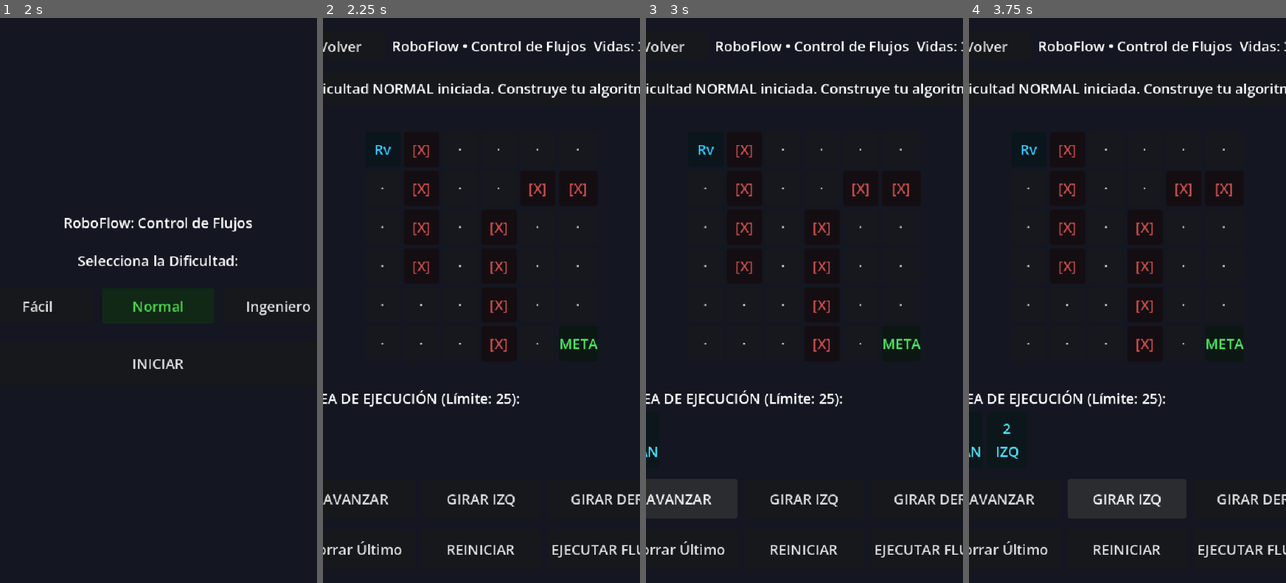
Above: before the commit, frames 1-4 (left to right).
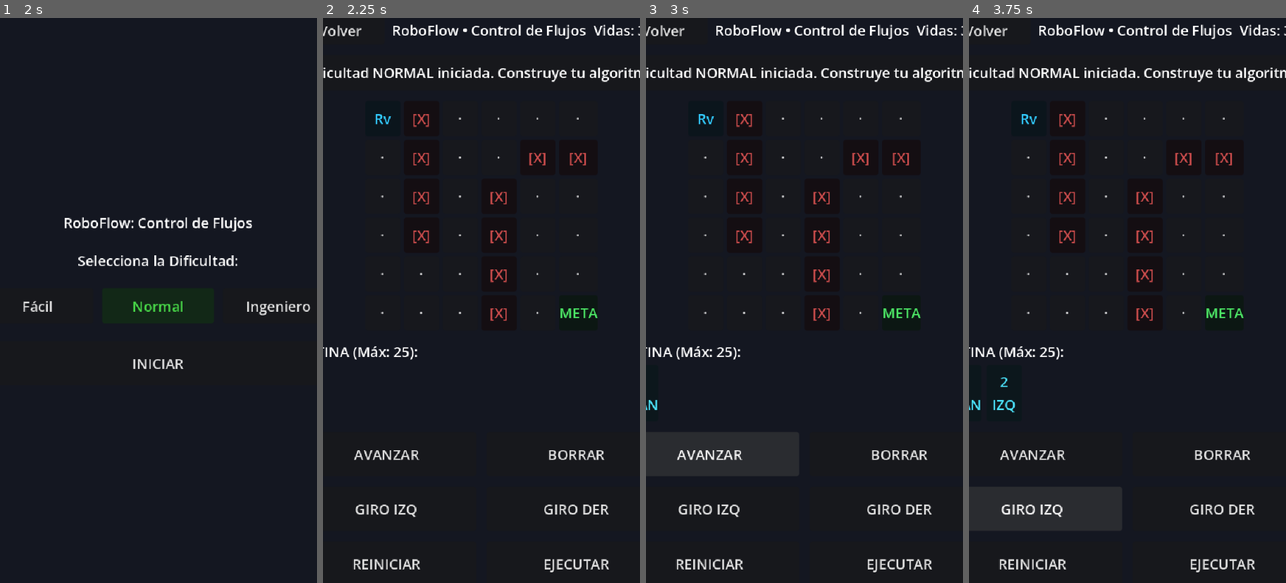
Above: after the commit, the same moments.

Repository: Bijou91/Morelosoft-International-Solutions
Game: Godot game, scene res://scenes/minigames/programacion/roboflow/RoboFlow.tscn
Two runs of this game, one before a commit and one after it. Both use one fixed random seed, a clock stepped at 60 frames per second and the inputs below. This scene is started directly instead of the project's main scene.
Inputs:
- Up to frame 1 (2 s): click "Normal" at 0.5 s; click "Normal" at 1.25 s
- Up to frame 2 (2.25 s): click "INICIAR" at 2 s
- Up to frame 3 (3 s): click "AVANZAR" at 2.75 s
- Up to frame 4 (3.75 s): click "GIRAR IZQ" (after the commit: "GIRO IZQ") at 3.5 s

Frame 1 is identical in both runs. In frame 2, 8.3% of the frame differs, in the area x 0-100%, y 1-99%; in frame 3, 8.7%; in frame 4, 8.6%.

Commit message:
fix(roboflow): Refactorización de controles a GridContainer 2x3 para soportar pantallas estrechas y evitar compresión de UI

Diff:
--- a/pixeling/scenes/minigames/programacion/roboflow/RoboFlow.gd
+++ b/pixeling/scenes/minigames/programacion/roboflow/RoboFlow.gd
@@ -38,12 +38,12 @@
 @onready var board_grid: GridContainer = $ScreenGame/Margin/VBox/BoardPanel/GridBoard
 @onready var pipeline_container: HBoxContainer = $ScreenGame/Margin/VBox/PipelineSection/Scroll/PipelineSlots
 @onready var pipeline_title: Label = $ScreenGame/Margin/VBox/PipelineSection/Label
-@onready var btn_fwd: Button = $ScreenGame/Margin/VBox/Palette/BtnFwd
-@onready var btn_left: Button = $ScreenGame/Margin/VBox/Palette/BtnLeft
-@onready var btn_right: Button = $ScreenGame/Margin/VBox/Palette/BtnRight
-@onready var btn_del: Button = $ScreenGame/Margin/VBox/Controls/BtnDel
-@onready var btn_clear: Button = $ScreenGame/Margin/VBox/Controls/BtnClear
-@onready var btn_run: Button = $ScreenGame/Margin/VBox/Controls/BtnRun
+@onready var btn_fwd: Button = $ScreenGame/Margin/VBox/ActionGrid/BtnFwd
+@onready var btn_left: Button = $ScreenGame/Margin/VBox/ActionGrid/BtnLeft
+@onready var btn_right: Button = $ScreenGame/Margin/VBox/ActionGrid/BtnRight
+@onready var btn_del: Button = $ScreenGame/Margin/VBox/ActionGrid/BtnDel
+@onready var btn_clear: Button = $ScreenGame/Margin/VBox/ActionGrid/BtnClear
+@onready var btn_run: Button = $ScreenGame/Margin/VBox/ActionGrid/BtnRun
 @onready var btn_back: Button = $ScreenGame/Margin/VBox/TopHUD/BtnBack
 @onready var lives_label: Label = $ScreenGame/Margin/VBox/TopHUD/LivesLabel
 
@@ -154,7 +154,7 @@
 	btn_run.disabled = false
 	attempts = 0
 	is_running = false
-	pipeline_title.text = "LÍNEA DE EJECUCIÓN (Límite: %d):" % max_instructions
+	pipeline_title.text = "RUTINA (Máx: %d):" % max_instructions
 
 	if EventBus.has_signal("minigame_started"):
 		EventBus.minigame_started.emit(minigame_id, current_difficulty)
@@ -264,7 +264,7 @@
 
 	for i in range(instructions.size()):
 		var slot := PanelContainer.new()
-		slot.custom_minimum_size = Vector2(45, 45)
+		slot.custom_minimum_size = Vector2(40, 40)
 		var lbl := Label.new()
 		lbl.horizontal_alignment = HORIZONTAL_ALIGNMENT_CENTER
 		lbl.vertical_alignment = VERTICAL_ALIGNMENT_CENTER
--- a/pixeling/scenes/minigames/programacion/roboflow/RoboFlow.tscn
+++ b/pixeling/scenes/minigames/programacion/roboflow/RoboFlow.tscn
@@ -167,49 +167,47 @@
 size_flags_vertical = 3
 theme_override_constants/separation = 6
 
-[node name="Palette" type="HBoxContainer" parent="ScreenGame/Margin/VBox"]
-layout_mode = 2
-theme_override_constants/separation = 8
-
-[node name="BtnFwd" type="Button" parent="ScreenGame/Margin/VBox/Palette"]
-custom_minimum_size = Vector2(0, 45)
+[node name="ActionGrid" type="GridContainer" parent="ScreenGame/Margin/VBox"]
+layout_mode = 2
+columns = 2
+theme_override_constants/h_separation = 12
+theme_override_constants/v_separation = 12
+
+[node name="BtnFwd" type="Button" parent="ScreenGame/Margin/VBox/ActionGrid"]
+custom_minimum_size = Vector2(0, 50)
 layout_mode = 2
 size_flags_horizontal = 3
 text = "AVANZAR"
 
-[node name="BtnLeft" type="Button" parent="ScreenGame/Margin/VBox/Palette"]
-custom_minimum_size = Vector2(0, 45)
-layout_mode = 2
-size_flags_horizontal = 3
-text = "GIRAR IZQ"
-
-[node name="BtnRight" type="Button" parent="ScreenGame/Margin/VBox/Palette"]
-custom_minimum_size = Vector2(0, 45)
-layout_mode = 2
-size_flags_horizontal = 3
-text = "GIRAR DER"
-
-[node name="Controls" type="HBoxContainer" parent="ScreenGame/Margin/VBox"]
-layout_mode = 2
-theme_override_constants/separation = 8
-
-[node name="BtnDel" type="Button" parent="ScreenGame/Margin/VBox/Controls"]
-custom_minimum_size = Vector2(0, 45)
-layout_mode = 2
-size_flags_horizontal = 3
-text = "Borrar Último"
-
-[node name="BtnClear" type="Button" parent="ScreenGame/Margin/VBox/Controls"]
-custom_minimum_size = Vector2(0, 45)
+[node name="BtnDel" type="Button" parent="ScreenGame/Margin/VBox/ActionGrid"]
+custom_minimum_size = Vector2(0, 50)
+layout_mode = 2
+size_flags_horizontal = 3
+text = "BORRAR"
+
+[node name="BtnLeft" type="Button" parent="ScreenGame/Margin/VBox/ActionGrid"]
+custom_minimum_size = Vector2(0, 50)
+layout_mode = 2
+size_flags_horizontal = 3
+text = "GIRO IZQ"
+
+[node name="BtnRight" type="Button" parent="ScreenGame/Margin/VBox/ActionGrid"]
+custom_minimum_size = Vector2(0, 50)
+layout_mode = 2
+size_flags_horizontal = 3
+text = "GIRO DER"
+
+[node name="BtnClear" type="Button" parent="ScreenGame/Margin/VBox/ActionGrid"]
+custom_minimum_size = Vector2(0, 50)
 layout_mode = 2
 size_flags_horizontal = 3
 text = "REINICIAR"
 
-[node name="BtnRun" type="Button" parent="ScreenGame/Margin/VBox/Controls"]
-custom_minimum_size = Vector2(0, 45)
-layout_mode = 2
-size_flags_horizontal = 3
-text = "EJECUTAR FLUJO"
+[node name="BtnRun" type="Button" parent="ScreenGame/Margin/VBox/ActionGrid"]
+custom_minimum_size = Vector2(0, 50)
+layout_mode = 2
+size_flags_horizontal = 3
+text = "EJECUTAR"
 
 [node name="ScreenVictory" type="Control" parent="."]
 visible = false
